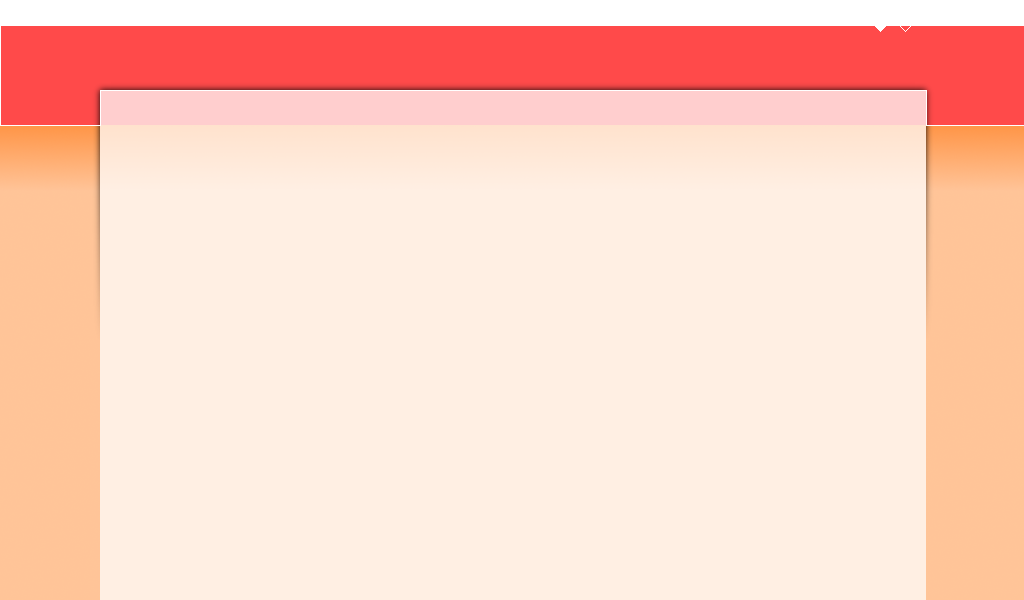
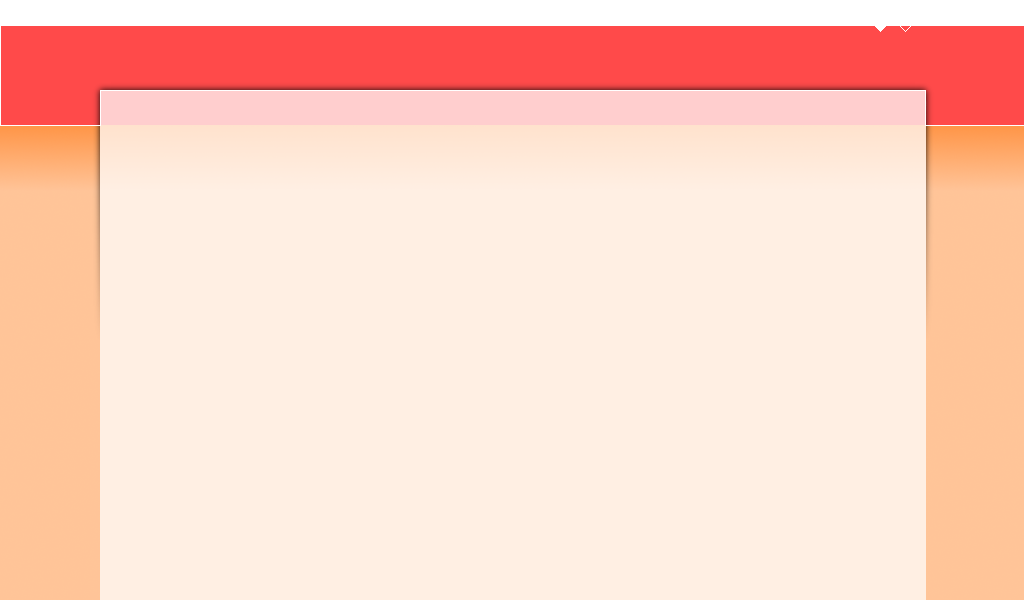
Before/after of a w=1024, h=600 layered artwork. What changed in the layer stack:
painted on "white lines" over [925, 90, 927, 126]
